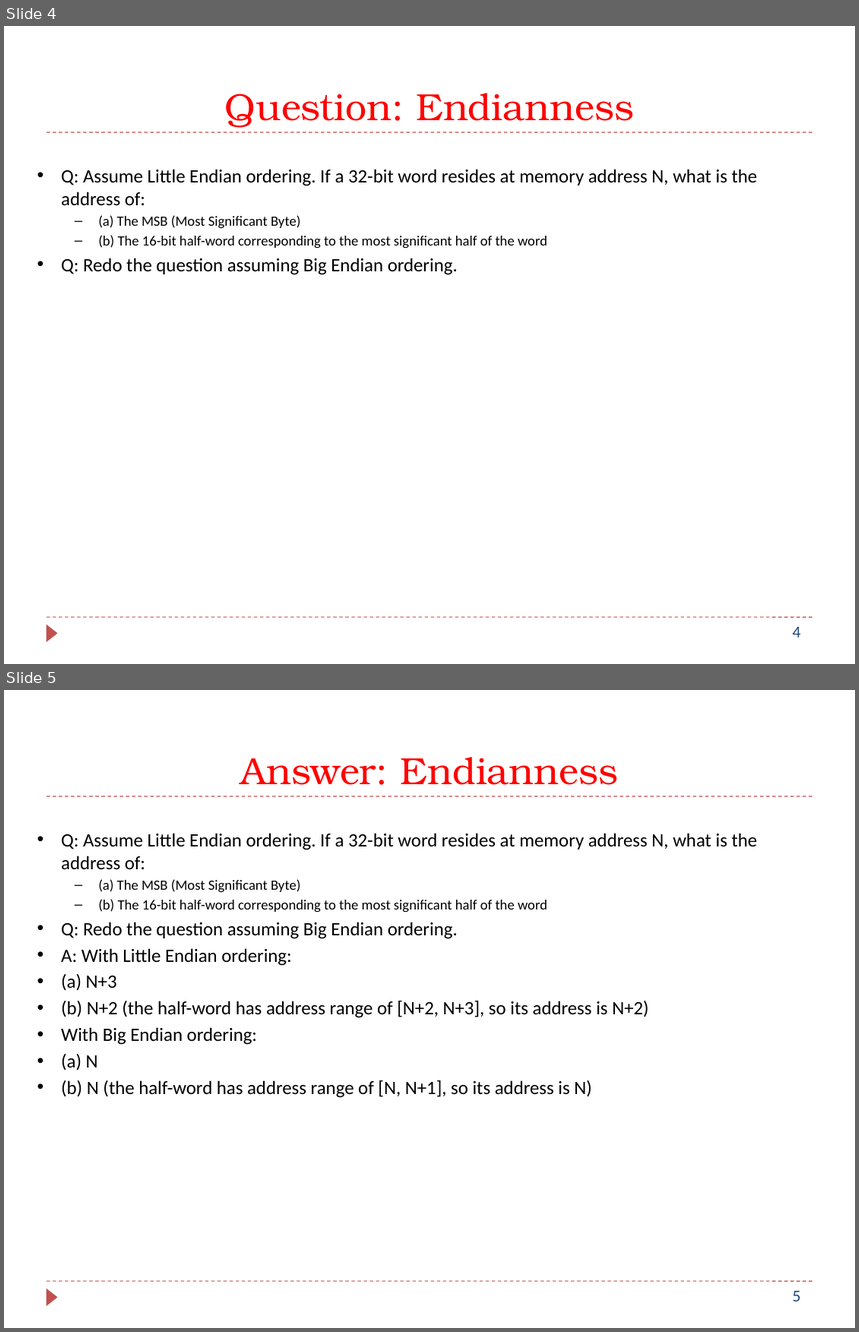
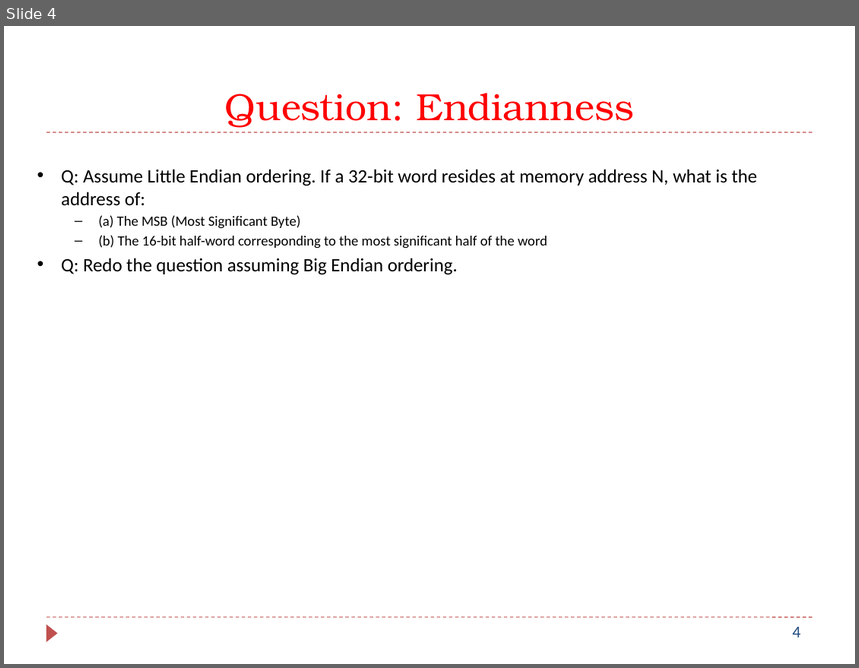
Before and after one commit to guhofstra/CSC111Fa25, a slide deck: PPTs/L2 ComputerOrganization Exercises.pptx. Shown one above the other, each under a label of ours: slides 4 and 5 before the commit, slide 4 after it. The pictures are 859x1332 and 859x668 pixels, drawn with LibreOffice and Linux fonts; fonts in the diff are those of the drawing. Boxes give left, top, right and bottom in pixels: in the first picture for what was removed or moved away, otherwise in the second. Text is boxed around its words. In the diff, an @@ line names an element or a change of style, - is before the commit and + after.

```diff
--- a/PPTs/L2 ComputerOrganization Exercises.pptx
+++ b/PPTs/L2 ComputerOrganization Exercises.pptx
@@ slide 5 removed at (x1=4, y1=690, x2=855, y2=1328), background #FFFFFF; not listed: 4 template elements that a slide beside it also shows @@
@@ title removed at (x1=240, y1=757, x2=618, y2=785) @@
-Answer: Endianness
@@ text removed at (x1=61, y1=833, x2=758, y2=1098) @@
-• Q: Assume Little Endian ordering. If a 32-bit word resides at memory address N, what is the address of:
-  – (a) The MSB (Most Significant Byte)
-  – (b) The 16-bit half-word corresponding to the most significant half of the word
-• Q: Redo the question assuming Big Endian ordering.
-• A: With Little Endian ordering:
-• (a) N+3
-• (b) N+2 (the half-word has address range of [N+2, N+3], so its address is N+2)
-• With Big Endian ordering:
-• (a) N
-• (b) N (the half-word has address range of [N, N+1], so its address is N)
```
Also in this commit, not shown: 6 other slides removed, 43 other files.
